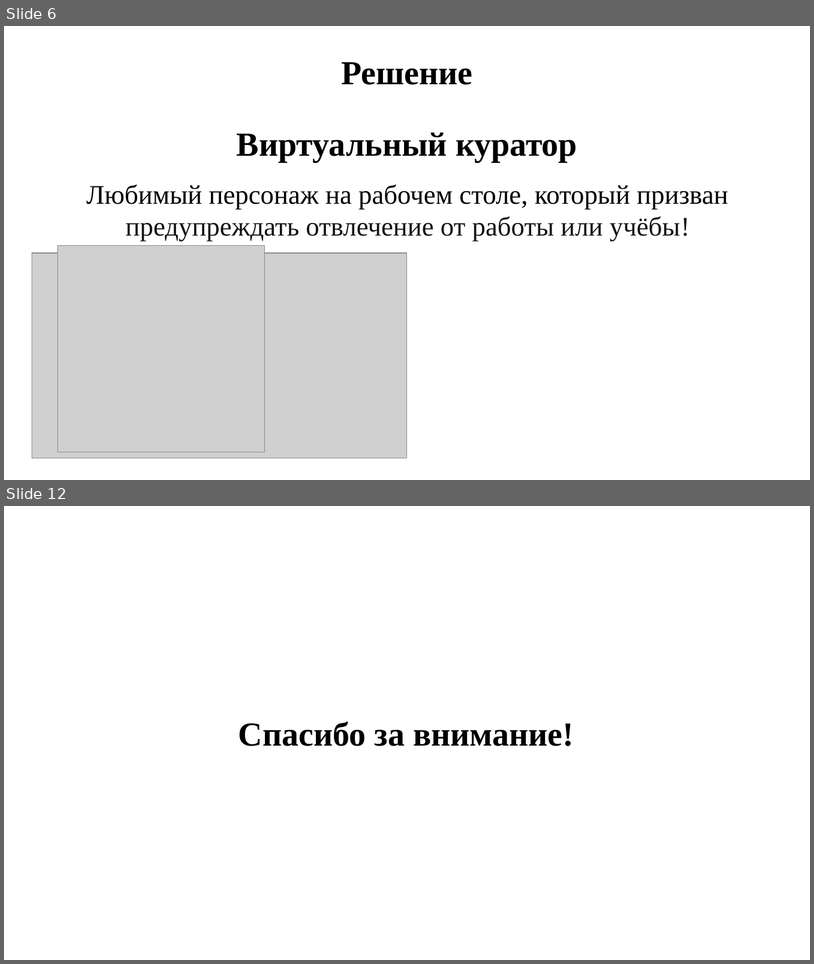
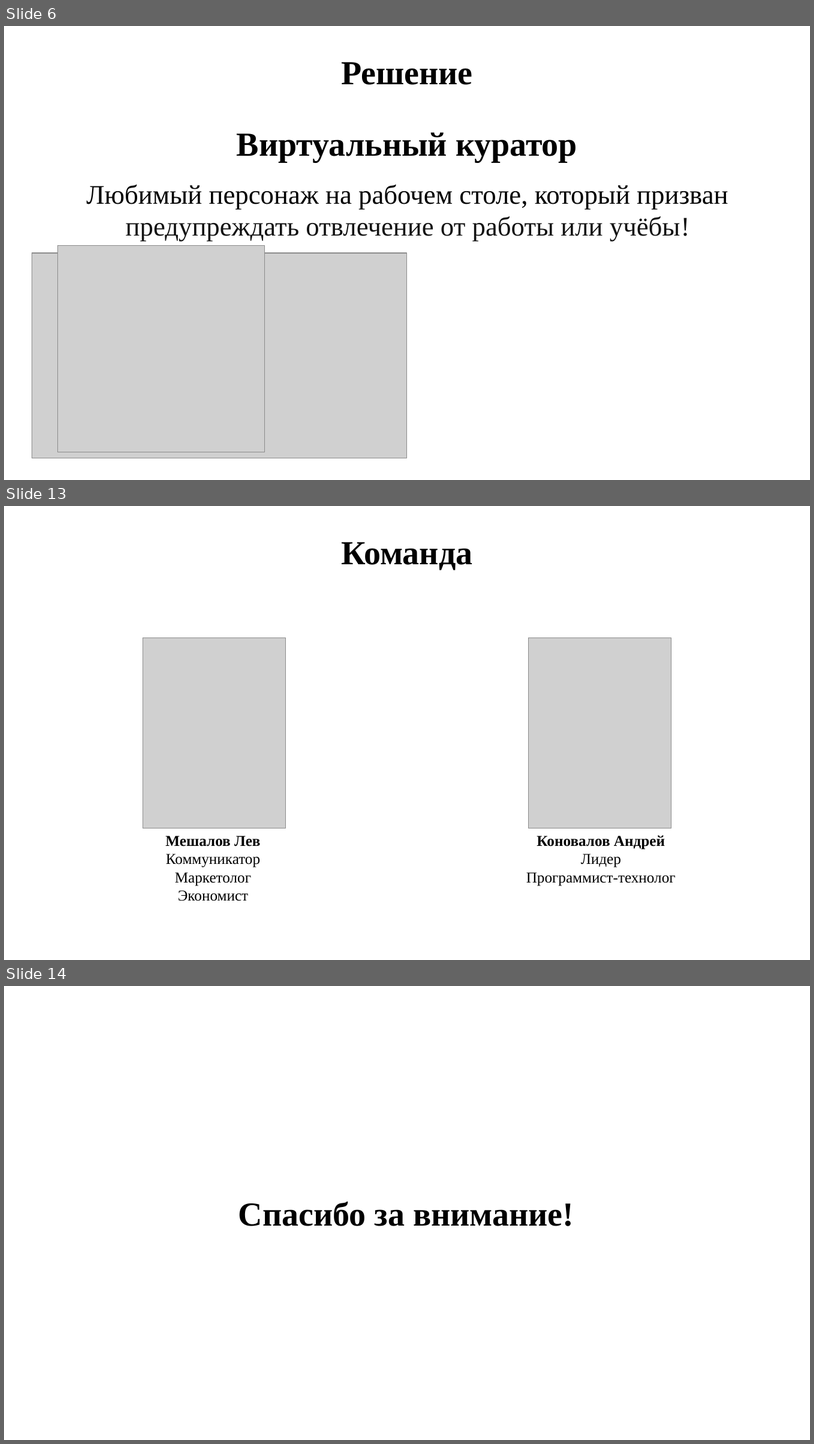
Before and after one commit to DronSyperlol/VirtualCurator, a slide deck: Docs/Presentation.pptx. Shown one above the other, each under a label of ours: slides 6 and 12 before the commit, slides 6, 13 and 14 after it; the slides between them are not shown. The pictures are 814x964 and 814x1444 pixels, drawn with LibreOffice and Linux fonts; fonts in the diff are those of the drawing; grey boxes stand for pictures. Boxes give left, top, right and bottom in pixels: in the first picture for what was removed or moved away, otherwise in the second. Text is boxed around its words. In the diff, an @@ line names an element or a change of style, - is before the commit and + after.

```diff
--- a/Docs/Presentation.pptx
+++ b/Docs/Presentation.pptx
@@ slide 13 added at (x1=4, y1=506, x2=810, y2=960), background #FFFFFF @@
@@ text added at (x1=341, y1=542, x2=473, y2=570), 40 pt, text #000000, bold @@
+Команда
@@ picture added at (x1=143, y1=638, x2=286, y2=828) @@
@@ picture added at (x1=529, y1=638, x2=672, y2=828) @@
@@ text added at (x1=165, y1=835, x2=260, y2=901), 18 pt, text #000000 @@
+Мешалов Лев
+Коммуникатор
+Маркетолог
+Экономист
@@ text added at (x1=527, y1=835, x2=676, y2=886), 18 pt, text #000000 @@
+Коновалов Андрей
+Лидер
+Программист-технолог
@@ what was slide 12 is now slide 14 @@
```
Also in this commit, not shown: 4 slides changed, 2 other slides added, 1 slide removed.
